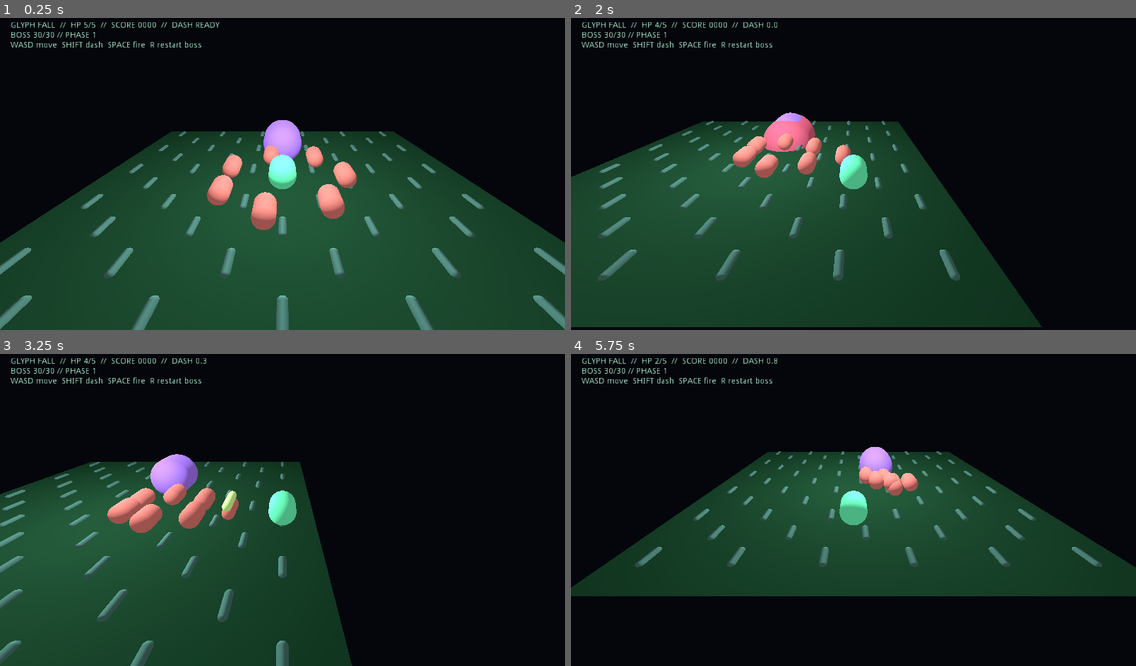
Above: before the commit, frames 1-4 (two rows, left to right).
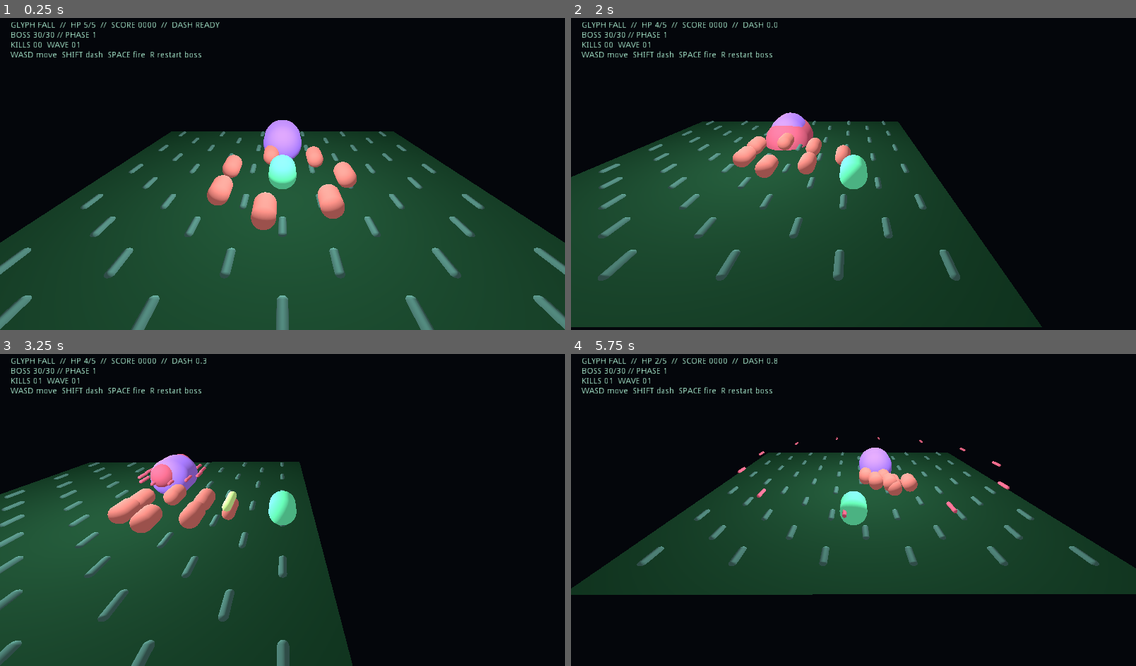
Above: after the commit, the same moments.

Repository: rgxbrel/glyph-fall
Game: Godot game, scene res://main.tscn
Two runs of this game, one before a commit and one after it. Both use one fixed random seed, a clock stepped at 60 frames per second and the inputs below.
Inputs:
- Up to frame 1 (0.25 s): no input
- Up to frame 2 (2 s): tap Enter at 0.5 s; hold D 0.53-1.28 s; tap Shift at 0.6 s; tap Space at 0.77, 1.52 s; hold S from 1.28 s (still down); tap R at 1.35 s
- Up to frame 3 (3.25 s): release S at 2.03 s; hold D 2.03-2.78 s; tap Shift at 2.1 s; hold W from 2.78 s (still down); tap R at 2.85 s; tap Space at 3.02 s
- Up to frame 4 (5.75 s): release W at 3.53 s; hold A 3.53-5.03 s; tap Shift at 3.6, 5.1 s; tap Space at 3.77, 4.52 s; tap R at 4.35 s; hold S from 5.03 s (still down)

The runs differ from the first frame. In frame 1, 0.6% of the frame differs, in the area x 1-36%, y 7-13%; in frame 2, 0.8%; in frame 3, 1.2%; in frame 4, 2.3%, in the area x 0-100%, y 7-78%.

Commit message:
Add radial boss attacks and impact feedback
Add phase-scaled aimed bullet rings, hostile projectile collisions, dash trails, camera shake, pickup pulse, kill HUD and boss attack feedback.

Co-authored-by: Copilot <223556219+Copilot@users.noreply.github.com>

Diff:
--- a/prototype/godot-ascii3d/main.gd
+++ b/prototype/godot-ascii3d/main.gd
@@ -27,6 +27,9 @@
 var boss_phase := 1
 var boss_attack := 2.0
 var boss_telegraph := 0.0
+var camera_shake := 0.0
+var kills := 0
+var wave := 1
 
 func _ready() -> void:
 	var env := WorldEnvironment.new()
@@ -168,6 +171,17 @@
 	enemy.visible = true
 	enemy_hp[index] = 3
 
+func _spawn_boss_ring() -> void:
+	if not boss or not boss.visible:
+		return
+	var count := 8 + boss_phase * 4
+	for i in range(count):
+		var angle := (float(i) * 6.2831853 / float(count)) + atan2(player.translation.z - boss.translation.z, player.translation.x - boss.translation.x)
+		var direction := Vector3(cos(angle), 0, sin(angle)).normalized()
+		var bolt := _make_actor(Color("ff527d"), boss.translation + direction * 1.2 + Vector3(0, 0.25, 0), 0.12)
+		projectiles.append({"node": bolt, "velocity": direction * (3.4 + boss_phase * 0.45), "life": 3.0, "hostile": true})
+	_spawn_effect(boss.translation + Vector3(0, 0.25, 0), Color("ff527d"), 0.28, 0.35)
+
 func _dash() -> void:
 	if dash_cooldown > 0.0 or not player:
 		return
@@ -177,6 +191,8 @@
 	player.translation += direction * 2.4
 	dash_cooldown = 1.4
 	dash_time = 0.18
+	camera_shake = max(camera_shake, 0.12)
+	_spawn_effect(player.translation, Color("7fe9c0"), 0.18, 0.28)
 
 func _spawn_pickup(pos: Vector3, kind: String) -> void:
 	var color := Color("70b7ff") if kind == "mana" else Color("ffd166")
@@ -212,6 +228,7 @@
 		var item: Dictionary = pickups[i]
 		var node: Spatial = item["node"]
 		node.translation.y = 0.5 + sin(t * 3.0 + i) * 0.12
+		node.scale = Vector3.ONE * (1.0 + sin(t * 5.0 + i) * 0.12)
 		if node.translation.distance_to(player.translation) < 1.1:
 			if item["kind"] == "heart":
 				player_hp = min(5, player_hp + 2)
@@ -228,10 +245,28 @@
 		shot["life"] -= delta
 		node.translation += shot["velocity"] * delta
 		var remove: bool = shot["life"] <= 0.0
+		if shot.get("hostile", false):
+			if node.translation.distance_to(player.translation) < 0.75 and player_iframes <= 0.0:
+				player_hp -= 1
+				player_iframes = 0.8
+				camera_shake = max(camera_shake, 0.22)
+				_spawn_effect(player.translation, Color("ff527d"), 0.2, 0.3)
+				if player_hp <= 0:
+					player_hp = 5
+					player.translation = Vector3(0, 1, 0)
+				remove = true
+			if remove:
+				node.queue_free()
+				projectiles.remove(i)
+			else:
+				projectiles[i] = shot
+			continue
 		for enemy_index in range(enemies.size()):
 			var enemy: Spatial = enemies[enemy_index]
 			if enemy.visible and node.translation.distance_to(enemy.translation) < 0.7:
 				enemy_hp[enemy_index] -= 1
+				kills += 1 if enemy_hp[enemy_index] <= 0 else 0
+				camera_shake = max(camera_shake, 0.08)
 				enemy_flash[enemy_index] = 0.14
 				_spawn_effect(enemy.translation + Vector3(0, 0.5, 0), Color("fff0a3"), 0.16, 0.22)
 				remove = true
@@ -246,6 +281,7 @@
 			_spawn_effect(boss.translation + Vector3(0, 0.7, 0), Color("f6b6ff"), 0.22, 0.28)
 			score += 5
 			remove = true
+			camera_shake = max(camera_shake, 0.1)
 			if boss_hp <= 0:
 				_spawn_effect(boss.translation, Color("c66bff"), 0.45, 0.75)
 				boss.visible = false
@@ -272,7 +308,10 @@
 		boss_telegraph -= delta
 		boss_ring.visible = true
 		boss_ring.translation = Vector3(boss.translation.x, 0.08, boss.translation.z)
-		boss_ring.scale = Vector3.ONE * (2.1 + (1.0 - boss_telegraph) * 1.4)
+		boss_ring.scale = Vector3.ONE * (2.1 + (1.0 - boss_telegraph) * 1.4) * (1.0 + sin(t * 18.0) * 0.08)
+		if boss_telegraph <= 0.0:
+			_spawn_boss_ring()
+			camera_shake = max(camera_shake, 0.16)
 		if boss_telegraph <= 0.0 and player_iframes <= 0.0 and boss.translation.distance_to(player.translation) < 3.5:
 			player_hp -= 2
 			player_iframes = 0.9
@@ -297,6 +336,7 @@
 	dash_time = max(0.0, dash_time - delta)
 	player_attack = max(0.0, player_attack - delta)
 	player_iframes = max(0.0, player_iframes - delta)
+	camera_shake = max(0.0, camera_shake - delta)
 	if player:
 		var movement := _move_vector()
 		player.translation += movement * player_speed * delta
@@ -334,9 +374,10 @@
 	_step_pickups()
 	if hud:
 		var boss_line := "DEFEATED // press R to reset" if boss_defeated else "BOSS %02d/30 // PHASE %d" % [boss_hp, boss_phase]
-		hud.text = "GLYPH FALL  //  HP %d/5  //  SCORE %04d  //  DASH %s\n%s\nWASD move  SHIFT dash  SPACE fire  R restart boss" % [player_hp, score, ("READY" if dash_cooldown <= 0.0 else "%.1f" % dash_cooldown), boss_line]
+		hud.text = "GLYPH FALL  //  HP %d/5  //  SCORE %04d  //  DASH %s\n%s\nKILLS %02d  WAVE %02d\nWASD move  SHIFT dash  SPACE fire  R restart boss" % [player_hp, score, ("READY" if dash_cooldown <= 0.0 else "%.1f" % dash_cooldown), boss_line, kills, wave]
 	if camera and player:
-		camera.translation = Vector3(player.translation.x, 7.0, player.translation.z + 12.0)
+		var shake := Vector3(sin(t * 71.0), 0, cos(t * 83.0)) * camera_shake
+		camera.translation = Vector3(player.translation.x, 7.0, player.translation.z + 12.0) + shake
 		camera.look_at_from_position(camera.translation, player.translation, Vector3.UP)
 	_step_effects(delta)
 	_step_projectiles(delta)
